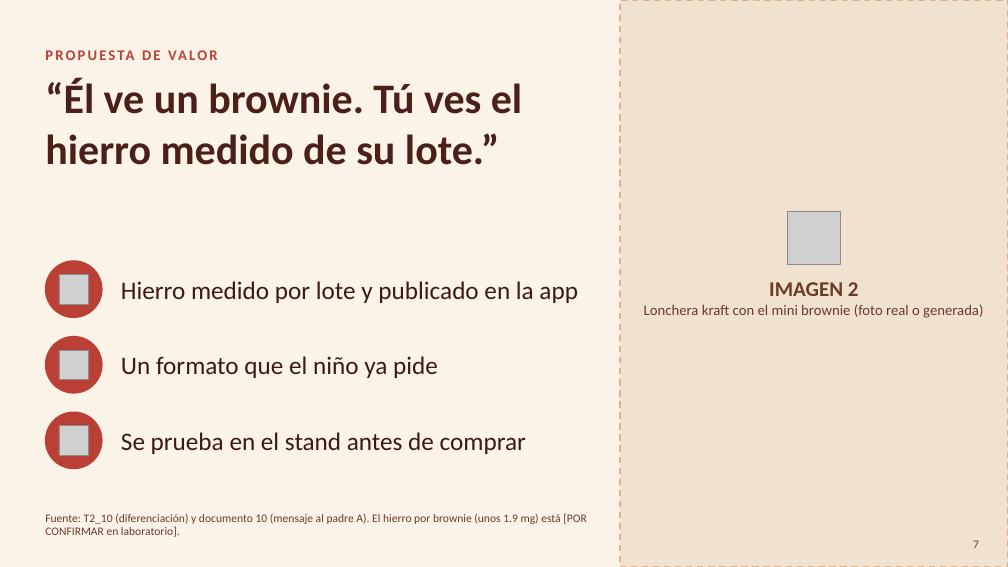
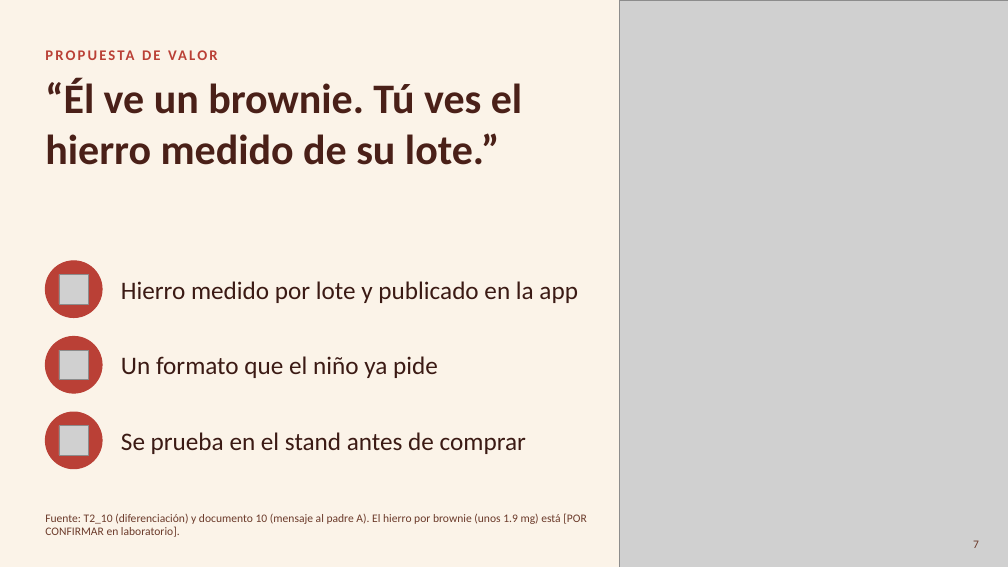
Before and after one commit to Darknow-web/Desarrollo-y-lanzamiento-de-producto-y-marca, a slide deck: slide 7 of 04-reformulacion/T2/T2_Sustentacion-AndiBite.pptx. Drawn at 1008x567 pixels with LibreOffice and Linux fonts; fonts in the diff are those of the drawing; grey boxes stand for pictures. Boxes give left, top, right and bottom in pixels: in the first picture for what was removed or moved away, otherwise in the second. Text is boxed around its words. In the diff, an @@ line names an element or a change of style, - is before the commit and + after.

```diff
--- a/04-reformulacion/T2/T2_Sustentacion-AndiBite.pptx
+++ b/04-reformulacion/T2/T2_Sustentacion-AndiBite.pptx
@@ rectangle removed at [620,0,1008,567] @@
@@ picture added at [620,0,1008,567] @@
@@ picture removed at [788,212,841,265] @@
@@ text removed at [644,282,983,318] @@
-IMAGEN 2
-Lonchera kraft con el mini brownie (foto real o generada)
```
Also in this commit, not shown: 3 other slides changed, 9 other files.
